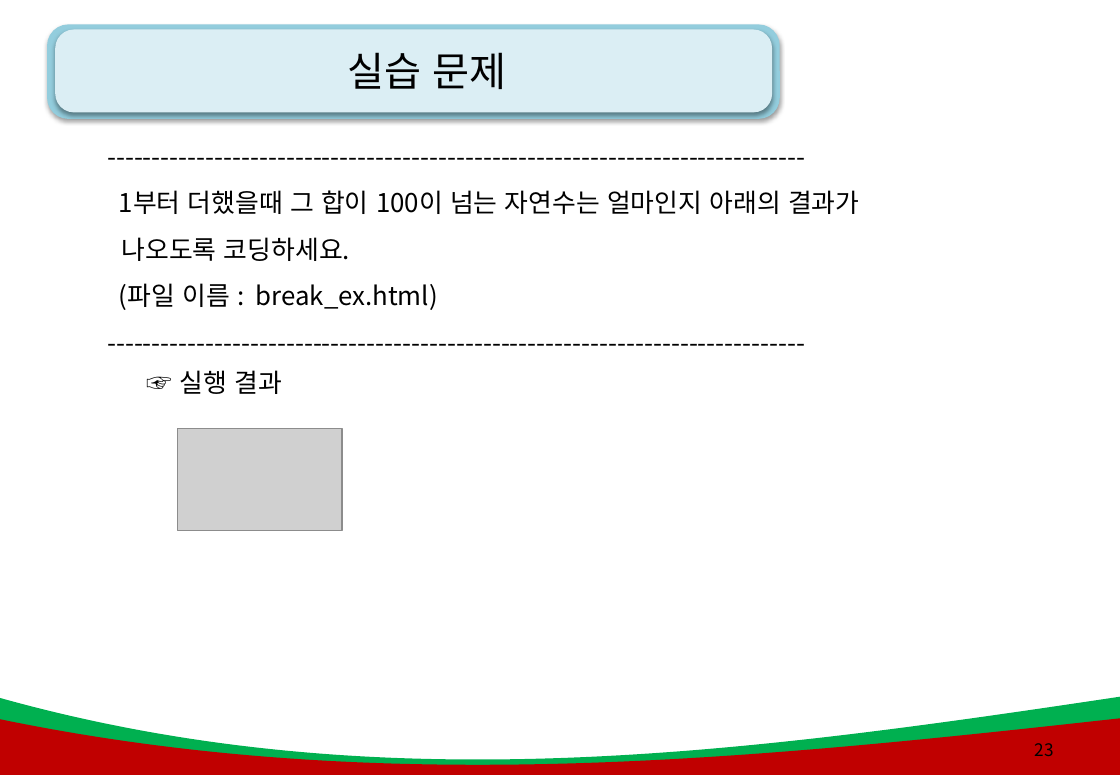
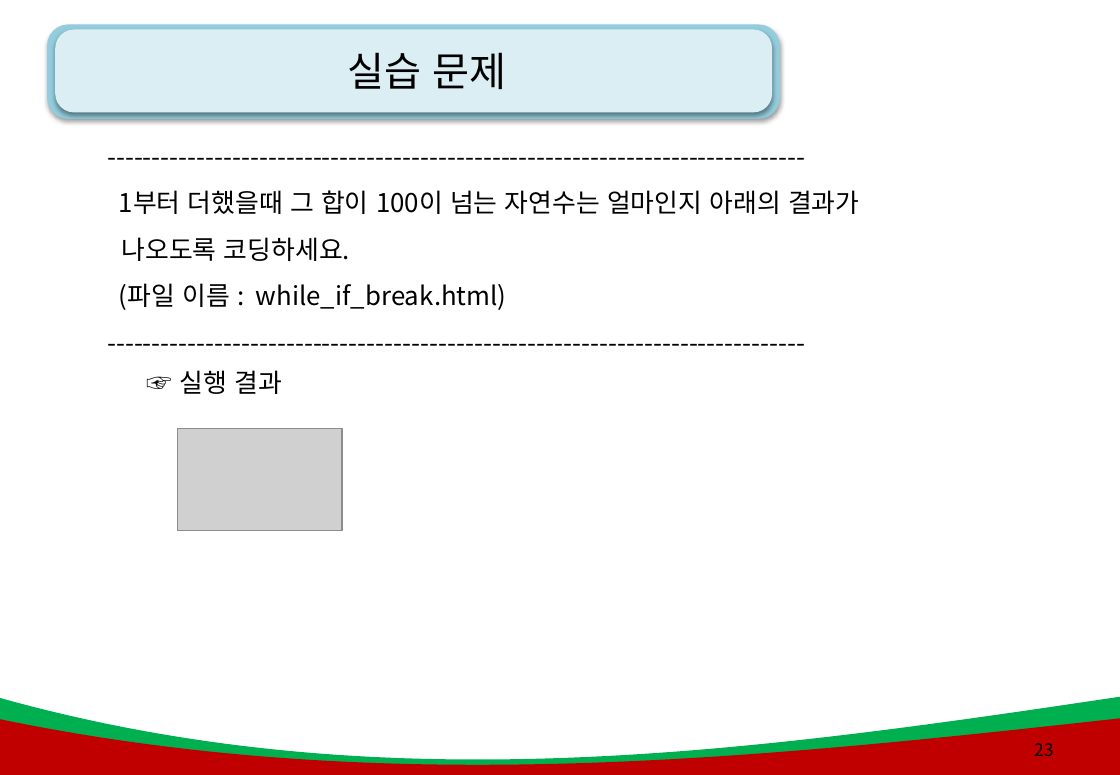
Before and after one commit to kiyongee2/green_project_web, a slide deck: slide 23 of js_ppt/3강. js_제어문(조건,반복).pptx. Drawn at 1120x775 pixels with LibreOffice and Linux fonts; fonts in the diff are those of the drawing; grey boxes stand for pictures; background and template pictures are left out. Boxes give left, top, right and bottom in pixels: in the first picture for what was removed or moved away, otherwise in the second. Text is boxed around its words. In the diff, an @@ line names an element or a change of style, - is before the commit and + after.

```diff
--- a/js_ppt/3강. js_제어문(조건,반복).pptx
+++ b/js_ppt/3강. js_제어문(조건,반복).pptx
@@ text at bbox=[119, 283, 507, 310]: text changed @@
-(파일 이름 : break_ex.html)
+(파일 이름 : while_if_break.html)
```
Also in this commit, not shown: 16 other slides changed, 47 other files.
